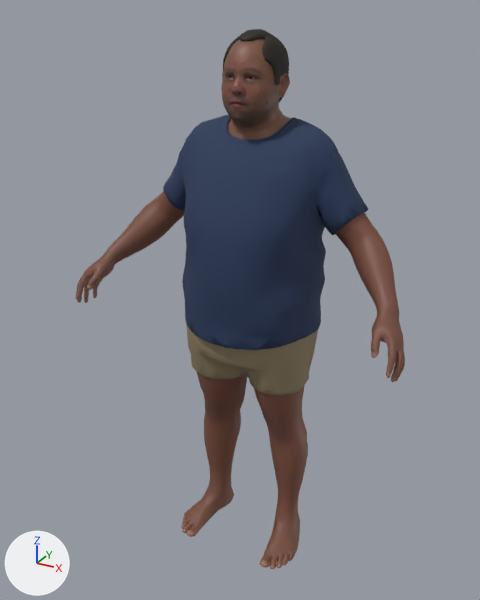
Two versions of the glTF model homes/people/jorge.glb, one commit apart.
Camera for both pictures: a camera (50 mm lens) standing at (1.004, -1.946, 1.939) and looking at (-0.038, -0.05, 0.991). Arrows for +X, +Y and +Z are at lower left; the lights stay in place. The older version comes first. Where no turn or scale is listed for an object, it has been applied to the vertices. Vertices at exactly the same position are counted once.

In view in the first picture: 'Body', 'Face', 'Hair', 'Outfit0'.
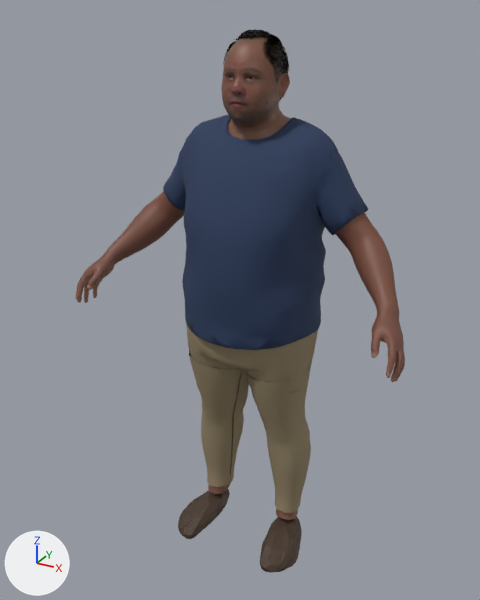
Changed parts and their boxes [x1, y1, x2, y2] in the pictures (480 x 600 px):
'Pants', added (brown)
    after: [189, 350, 312, 513]
'Shoes', added (brown)
    after: [178, 489, 302, 573]
'Hair', reshaped
    before: [222, 29, 289, 102]
    after: [223, 30, 289, 102]
part 1 of me_skm_jorge_bodymesh, deleted (brown)
    before: [181, 371, 308, 569]

What changed in the scene script:
```text
Add img_hair_s_hairloss_card:
    img_hair_s_hairloss_card = load_image('_Hair_S_HairLoss_card', '_unpacked/_Hair_S_HairLoss_card', 1024, 1024, 'sRGB')
Add mat_haircard_hair_s_hairloss:
    mat_haircard_hair_s_hairloss = principled_material('HairCard_Hair_S_HairLoss')
    mat_haircard_hair_s_hairloss.texture = img_hair_s_hairloss_card  # with its transparency
    mat_haircard_hair_s_hairloss.roughness = 0.55
Add mat_shoes:
    mat_shoes = principled_material('Shoes')
    mat_shoes.base_color = (0.06, 0.035, 0.02)  # brown #453527
    mat_shoes.roughness = 0.6
Add mat_pants:
    mat_pants = principled_material('Pants')
    mat_pants.base_color = (0.28, 0.22, 0.13)  # brown #908165
    mat_pants.roughness = 0.9
Change me_skm_jorge_bodymesh:
    used by ob_body; location = (0.0, 0.0, 0.0)
    remove me_skm_jorge_bodymesh.from_pydata(...)  # 2760 vertices, 5468 faces; spans x -0.605..0.605, y -0.298..0.087, z -0.002..1.423
    add me_skm_jorge_bodymesh.from_pydata(...)  # 1516 vertices, 2960 faces; spans x -0.605..0.605, y -0.298..0.087, z 0.094..1.423
    me_skm_jorge_bodymesh part 1: 1244 vertices removed from x -0.248..0.248, y -0.244..0.073, z -0.002..0.784
Change me_hair_s_hairloss_helmet_lod5:
    used by ob_hair; location = (0.0, 0.0, 0.0)
    remove me_hair_s_hairloss_helmet_lod5.from_pydata(...)  # 499 vertices, 887 faces; spans x -0.098..0.098, y -0.092..0.091, z 1.66..1.881
    remove me_hair_s_hairloss_helmet_lod5.materials.append(mat_hair)  # black #241d18
    add me_hair_s_hairloss_helmet_lod5.from_pydata(...)  # 15222 vertices, 9990 faces; spans x -0.105..0.099, y -0.098..0.098, z 1.659..1.886
    me_hair_s_hairloss_helmet_lod5 part 2: 4 vertices moved within x -0.053..0.045, y -0.089..0.081, z 1.781..1.87; 492 vertices removed from x -0.098..0.098, y -0.092..0.091, z 1.66..1.881; 15215 vertices added at x -0.105..0.099, y -0.098..0.098, z 1.659..1.886
    add me_hair_s_hairloss_helmet_lod5.materials.append(mat_haircard_hair_s_hairloss)  # picture img_hair_s_hairloss_card
Add me_skm_jorge_bodymesh_002:
    me_skm_jorge_bodymesh_002.from_pydata(...)  # 207 vertices, 406 faces; spans x -0.262..0.262, y -0.249..0.047, z -0.019..0.081
    me_skm_jorge_bodymesh_002.materials.append(mat_shoes)  # brown #453527
Add me_skm_jorge_bodymesh_001:
    me_skm_jorge_bodymesh_001.from_pydata(...)  # 468 vertices, 816 faces; spans x -0.234..0.234, y -0.176..0.084, z 0.133..0.782
    me_skm_jorge_bodymesh_001.materials.append(mat_pants)  # brown #908165
Add ob_shoes:
    ob_shoes = bpy.data.objects.new('Shoes', me_skm_jorge_bodymesh_002)
    ob_shoes.location = (0.0, 0.0, 0.0)
Add ob_pants:
    ob_pants = bpy.data.objects.new('Pants', me_skm_jorge_bodymesh_001)
    ob_pants.location = (0.0, 0.0, 0.0)
```
